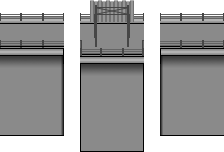
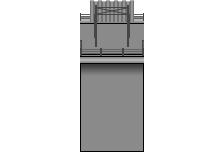
Two versions of the same layered image (224px x 152px). Layer-by-layer changes:
hid "MuroIzq" over [0, 13, 64, 136]
hid "MuroDer" over [160, 13, 224, 136]
